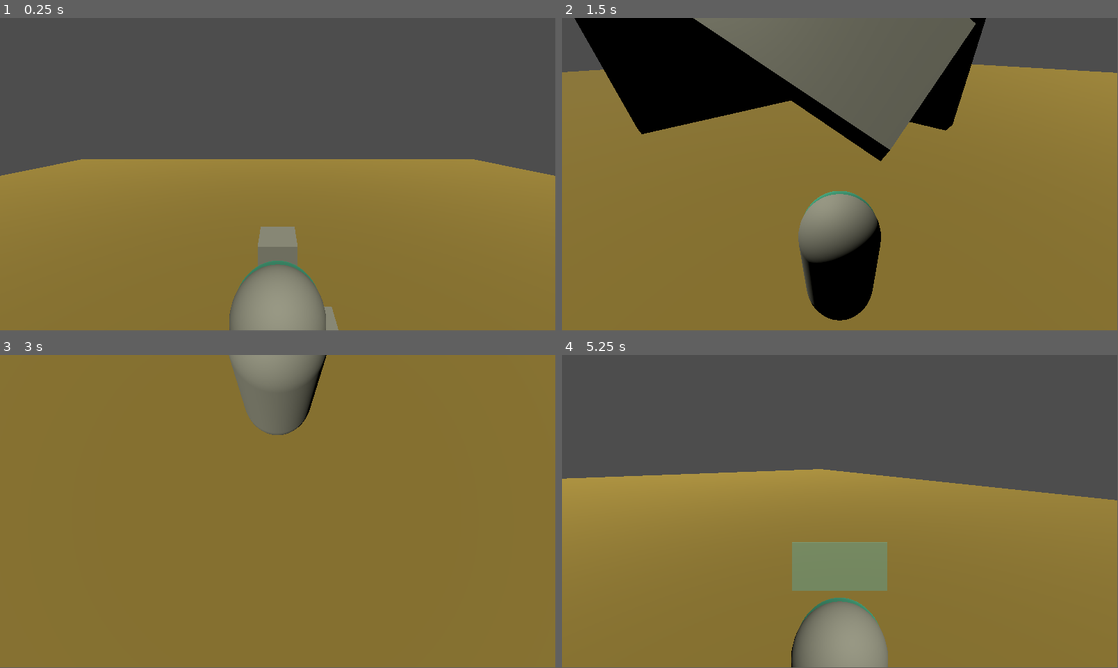
Above: before the commit, frames 1-4 (two rows, left to right).
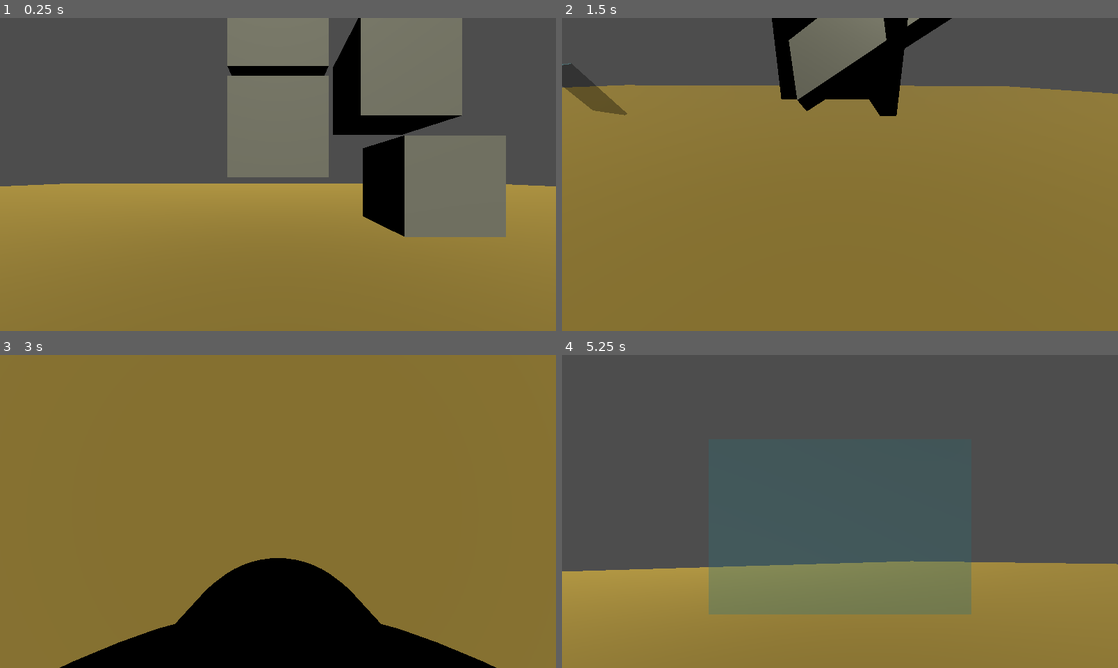
Above: after the commit, the same moments.

Repository: extract/over-fort-2
Game: Godot game, scene res://scenes/maps/local_test/local_test_map.tscn
The game is run twice, just before and just after one commit, with the same random seed, the same clock (stepped at 60 frames per second) and the same inputs.
Inputs (mouse positions are in pixels of both pictures, inside the frame that each line leads up to):
- Up to frame 1 (0.25 s): no input
- Up to frame 2 (1.5 s): move the mouse to (962, 158) at 0.52 s; hold D (right) 0.53-1.28 s; right-click (962, 158) at 0.6 s; tap Space (jump) at 0.77 s; move the mouse to (728, 190) at 1.27 s; hold S (backward) from 1.28 s (still down); right-click (728, 190) at 1.35 s
- Up to frame 3 (3 s): tap Space (jump) at 1.52 s; move the mouse to (333, 442) at 2.02 s; release S (backward) at 2.03 s; hold D (right) 2.03-2.78 s; right-click (333, 442) at 2.1 s; tap Enter at 2.75 s; move the mouse to (250, 574) at 2.77 s; hold W (forward) from 2.78 s (still down); right-click (250, 574) at 2.85 s
- Up to frame 4 (5.25 s): tap Space (jump) at 3.02, 3.77, 4.25, 4.52 s; move the mouse to (1006, 558) at 3.52 s; release W (forward) at 3.53 s; hold A (left) 3.53-5.03 s; right-click (1006, 558) at 3.6 s; move the mouse to (673, 464) at 4.27 s; right-click (673, 464) at 4.35 s; tap Enter at 5 s; move the mouse to (867, 511) at 5.02 s; hold S (backward) from 5.03 s (still down); right-click (867, 511) at 5.1 s
In our replay, the window is 799x449 before the commit and 800x450 after it. These sizes can differ from the game's own. Grey fills any space a smaller window leaves; there, only what the larger window draws over its background counts as a difference.

The runs differ from the first frame. In frame 1, 35% of the frame differs, in the area x 0-100%, y 0-100%; in frame 2, 25%; in frame 3, 17%; in frame 4, 39%, in the area x 0-100%, y 36-100%.

Commit message:
fix where things are spawned in front of player

Diff:
--- a/project.godot
+++ b/project.godot
@@ -14,6 +14,11 @@
 run/main_scene="uid://dqhhnv08q6fe6"
 config/features=PackedStringArray("4.5", "Forward Plus")
 config/icon="res://icon.svg"
+
+[display]
+
+window/size/viewport_width=1600
+window/size/viewport_height=900
 
 [input]
 
--- a/scenes/abilities/float_shield/float_shield.tscn
+++ b/scenes/abilities/float_shield/float_shield.tscn
@@ -1,7 +1,7 @@
 [gd_scene load_steps=4 format=3 uid="uid://dvbw744qdv2am"]
 
 [sub_resource type="BoxShape3D" id="BoxShape3D_d5ytt"]
-size = Vector3(2, 1, 0.1)
+size = Vector3(3, 2, 0.1)
 
 [sub_resource type="StandardMaterial3D" id="StandardMaterial3D_a1dse"]
 transparency = 1
@@ -16,6 +16,6 @@
 shape = SubResource("BoxShape3D_d5ytt")
 
 [node name="MeshInstance3D" type="MeshInstance3D" parent="."]
-transform = Transform3D(2, 0, 0, 0, 1, 0, 0, 0, 0.1, 0, 0, 0)
+transform = Transform3D(3, 0, 0, 0, 2, 0, 0, 0, 0.1, 0, 0, 0)
 mesh = SubResource("BoxMesh_dgaw8")
 skeleton = NodePath("../..")
--- a/scenes/abilities/float_shield/float_shield_ability.gd
+++ b/scenes/abilities/float_shield/float_shield_ability.gd
@@ -8,7 +8,7 @@
 @export var cooldown = 2
 var cooldown_left = 0
 var is_shield_active = false
-@export var shield_speed = 1
+@export var shield_speed = 4
 
 func doAction():
 	cooldown_left = cooldown
@@ -18,10 +18,7 @@
 		is_shield_active = false
 	else:
 		inst = float_shield.instantiate()
-		#inst.rotation = global_rotation
-		inst.transform = inst.transform.looking_at(-(%Camera3D as Camera3D).global_transform.basis.z)
-		inst.position = global_position
-
+		inst.transform = %Crosshair.global_transform
 		get_node("/root").add_child(inst)
 		is_shield_active = true
 
--- a/scenes/abilities/rocket_launcher/rocket.gd
+++ b/scenes/abilities/rocket_launcher/rocket.gd
@@ -2,11 +2,15 @@
 
 
 @export var speed = 10
-
+@export var lifetime = 10
 
 func _process(delta: float) -> void:
 	position -= transform.basis.z * speed * delta
 
+	lifetime -= delta
+	if lifetime < 0:
+		queue_free()
+
 
 func _on_body_entered(_body: Node) -> void:
 	pass # Replace with function body.
--- a/scenes/abilities/rocket_launcher/rocket_launcher.gd
+++ b/scenes/abilities/rocket_launcher/rocket_launcher.gd
@@ -9,8 +9,7 @@
 func doAbility():
 	cooldown_left = cooldown
 	var inst: Node3D = rocket.instantiate()
-	inst.position = global_position + Vector3(0, 2,0)
-	inst.rotation = global_rotation
+	inst.transform = %Crosshair.global_transform
 	get_node("/root").add_child(inst)
 
 
--- a/scenes/maps/local_test/local_test_map.tscn
+++ b/scenes/maps/local_test/local_test_map.tscn
@@ -23,7 +23,7 @@
 transform = Transform3D(-5.732056e-15, 4.371139e-08, 1, 1, 1.3113416e-07, 0, -1.3113416e-07, 1, -4.371139e-08, -9.982986, 4.9829865, 15.916735)
 
 [node name="LocalPlayer" parent="." instance=ExtResource("4_u1u77")]
-transform = Transform3D(1, 0, 0, 0, 1, 0, 0, 0, 1, 0, 8.064253, 0)
+transform = Transform3D(1, 0, 0, 0, 1, 0, 0, 0, 1, 0, 2.4430141, 0)
 speed = 18.0
 
 [node name="Bunch of boxes" type="Node" parent="."]
--- a/scenes/player/local_player.tscn
+++ b/scenes/player/local_player.tscn
@@ -28,8 +28,11 @@
 
 [node name="Camera3D" type="Camera3D" parent="."]
 unique_name_in_owner = true
-transform = Transform3D(1, 0, 0, 0, 0.9659258, 0.25881904, 0, -0.25881904, 0.9659258, 0, 2.5, 1.685)
+transform = Transform3D(1, 0, 0, 0, 1, 0, 0, 0, 1, 0, 0.4936936, -0.73905265)
 script = ExtResource("2_okac2")
+
+[node name="Crosshair" type="Node3D" parent="Camera3D"]
+unique_name_in_owner = true
 
 [node name="Face" type="MeshInstance3D" parent="."]
 transform = Transform3D(1, 0, 0, 0, 1, 0, 0, 0, 1, 0, 0.42697042, -0.15429068)
--- a/scenes/shapes/dynamic/box.tscn
+++ b/scenes/shapes/dynamic/box.tscn
@@ -27,3 +27,4 @@
 
 [node name="Hitpoints" type="Node" parent="."]
 script = ExtResource("2_jvqag")
+max_health = 50.0
